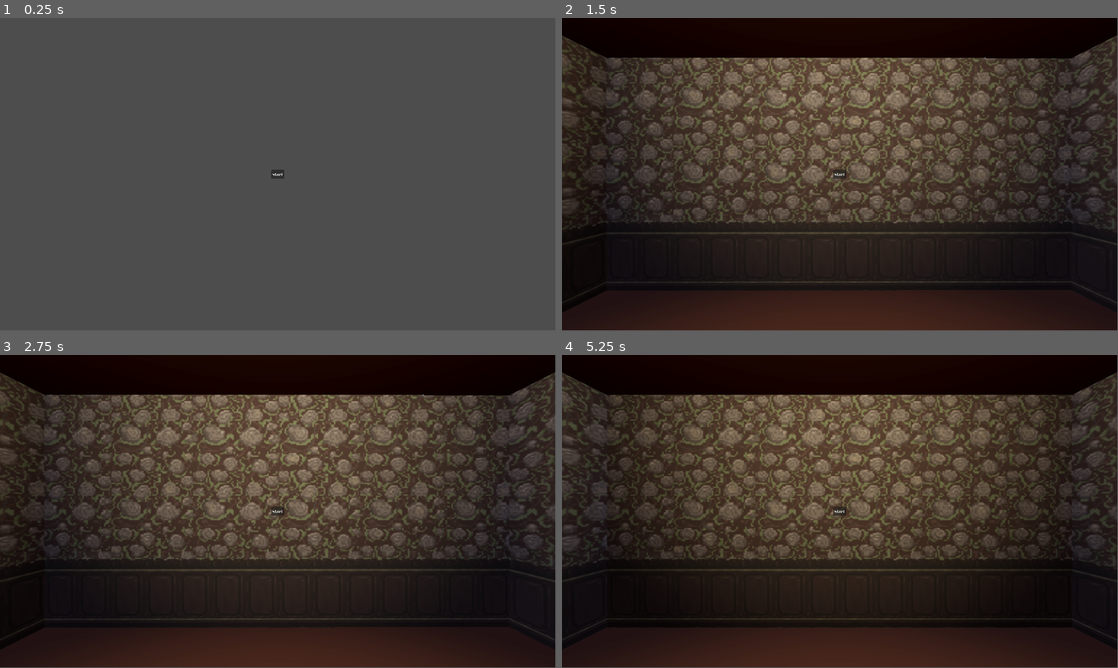
Above: before the commit, frames 1-4 (two rows, left to right).
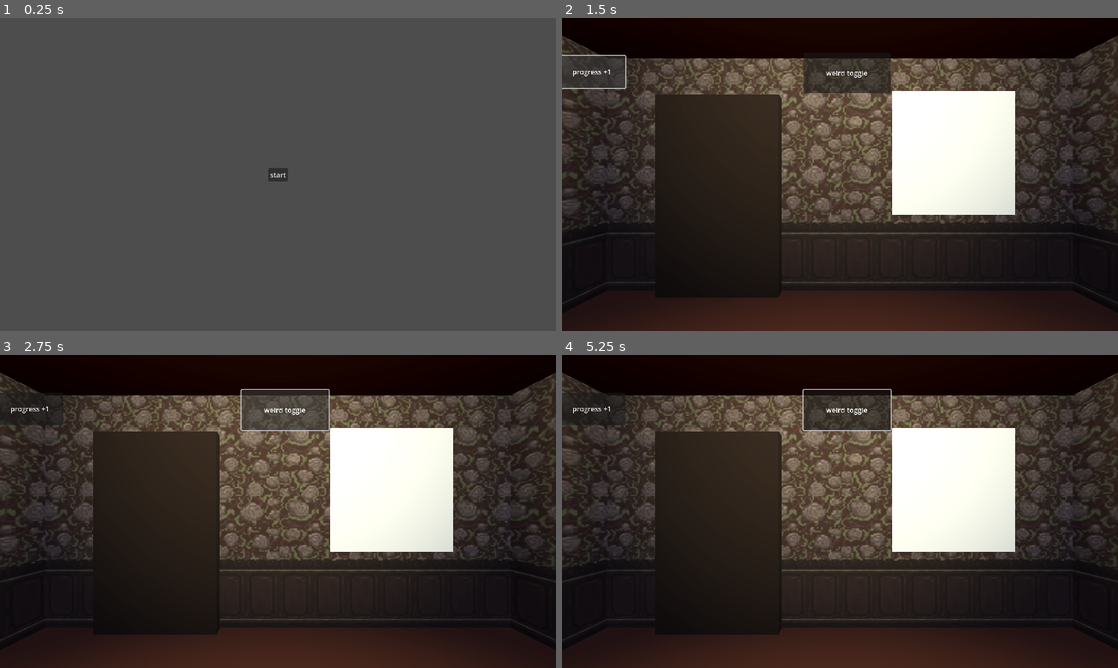
Above: after the commit, the same moments.

Repository: One1-One1/gmtk2025
Game: Godot game, scene res://scenes/main.tscn
Same seed, same stepped clock (60 frames per second), same inputs: the game is played once before the commit and once after it.
Inputs (mouse positions are in pixels of both pictures, inside the frame that each line leads up to):
- Up to frame 1 (0.25 s): no input
- Up to frame 2 (1.5 s): click "start" at 0.5 s; click (589, 71) at 1.25 s, where only the run after the commit has a clickable "progress +1"
- Up to frame 3 (2.75 s): click (283, 411) at 2 s, where only the run after the commit has a clickable "weird toggle"
- Up to frame 4 (5.25 s): click (840, 511) at 2.75 s, where only the run before the commit has a clickable "start"; click (589, 408) at 3.5 s, where only the run after the commit has a clickable "progress +1"; click (845, 411) at 4.25 s, where only the run after the commit has a clickable "weird toggle"; click (840, 511) at 5 s, where only the run before the commit has a clickable "start"
In our replay, the window is 799x449 before the commit and 800x450 after it. These sizes can differ from the game's own. Grey fills any space a smaller window leaves; there, only what the larger window draws over its background counts as a difference.

The runs differ from the first frame. In frame 1, 0.1% of the frame differs, in the area x 48-52%, y 48-53%; in frame 2, 20%, in the area x 0-100%, y 0-100%; in frame 3, 20%; in frame 4, 18%.

Commit message:
BED AND DOOR
added success and fail states
added bed
added door
modified interactable.gd

Diff:
--- a/project.godot
+++ b/project.godot
@@ -15,10 +15,15 @@
 config/features=PackedStringArray("4.4", "Forward Plus")
 config/icon="res://icon.svg"
 
+[autoload]
+
+Weirdness="*res://weirdness.gd"
+roomCheck="*res://scripts/roomCheck.gd"
+
 [display]
 
-window/size/viewport_width=1920
-window/size/viewport_height=1080
+window/size/viewport_width=1280
+window/size/viewport_height=720
 
 [input]
 
--- /dev/null
+++ b/scenes/bed.tscn
@@ -0,0 +1,18 @@
+[gd_scene load_steps=4 format=3 uid="uid://cvpnvxig58oye"]
+
+[ext_resource type="Script" uid="uid://c5wvp48180lha" path="res://scripts/interactable.gd" id="1_fqty4"]
+
+[sub_resource type="BoxMesh" id="BoxMesh_4cotb"]
+
+[sub_resource type="BoxShape3D" id="BoxShape3D_akt7f"]
+
+[node name="Bed" type="MeshInstance3D"]
+transform = Transform3D(2, 0, 0, 0, 1, 0, 0, 0, 1, 0, 0, 0)
+mesh = SubResource("BoxMesh_4cotb")
+
+[node name="StaticBody3D" type="StaticBody3D" parent="."]
+script = ExtResource("1_fqty4")
+InteractionNum = 1
+
+[node name="CollisionShape3D" type="CollisionShape3D" parent="StaticBody3D"]
+shape = SubResource("BoxShape3D_akt7f")
--- /dev/null
+++ b/scenes/door.tscn
@@ -0,0 +1,21 @@
+[gd_scene load_steps=5 format=3 uid="uid://legfot8ng20j"]
+
+[ext_resource type="Script" uid="uid://c5wvp48180lha" path="res://scripts/interactable.gd" id="1_hpvv5"]
+
+[sub_resource type="BoxMesh" id="BoxMesh_uvdjg"]
+
+[sub_resource type="StandardMaterial3D" id="StandardMaterial3D_83dcw"]
+albedo_color = Color(0.0980392, 0.0352941, 0, 1)
+
+[sub_resource type="BoxShape3D" id="BoxShape3D_la1wf"]
+
+[node name="Door" type="MeshInstance3D"]
+mesh = SubResource("BoxMesh_uvdjg")
+surface_material_override/0 = SubResource("StandardMaterial3D_83dcw")
+
+[node name="StaticBody3D" type="StaticBody3D" parent="."]
+script = ExtResource("1_hpvv5")
+InteractionNum = 2
+
+[node name="CollisionShape3D" type="CollisionShape3D" parent="StaticBody3D"]
+shape = SubResource("BoxShape3D_la1wf")
--- a/scenes/rooms/room0.tscn
+++ b/scenes/rooms/room0.tscn
@@ -1,9 +1,11 @@
 [gd_scene load_steps=13 format=3 uid="uid://bfidsn1dcifae"]
 
 [ext_resource type="PackedScene" uid="uid://crsia0sl0yvh5" path="res://scenes/objects/wall.tscn" id="1_0j4cp"]
+[ext_resource type="PackedScene" uid="uid://cvpnvxig58oye" path="res://scenes/bed.tscn" id="2_bqk7w"]
 [ext_resource type="PackedScene" uid="uid://dg1ex6rfuj2i3" path="res://scenes/ui/room_camera.tscn" id="2_qdqsw"]
 [ext_resource type="PackedScene" uid="uid://bhjj65esfdxo5" path="res://scenes/ui/ui.tscn" id="3_bqk7w"]
 [ext_resource type="PackedScene" uid="uid://bnypy3o5jcf8j" path="res://scenes/objects/interactable_sprite.tscn" id="4_bowwu"]
+[ext_resource type="PackedScene" uid="uid://legfot8ng20j" path="res://scenes/door.tscn" id="6_bqk7w"]
 
 [sub_resource type="ProceduralSkyMaterial" id="ProceduralSkyMaterial_o5qli"]
 sky_horizon_color = Color(0.662243, 0.671743, 0.686743, 1)
@@ -30,11 +32,6 @@
 "tilts": PackedFloat32Array(0, 0, 0, 0)
 }
 point_count = 4
-
-[sub_resource type="BoxMesh" id="BoxMesh_0j4cp"]
-
-[sub_resource type="StandardMaterial3D" id="StandardMaterial3D_qdqsw"]
-albedo_color = Color(0.0974014, 0.0335177, 9.02452e-09, 1)
 
 [node name="room0" type="Node3D"]
 
@@ -98,8 +95,17 @@
 transform = Transform3D(-4.37114e-08, 0, -0.2, 0, 1, 0, 1, 0, -8.74228e-09, 1.89837, 1.17295, 0.919113)
 skeleton = NodePath("../..")
 
-[node name="Door" parent="objects" instance=ExtResource("4_bowwu")]
-transform = Transform3D(-3.49691e-08, 0, -0.2, 0, 1.6, 0, 0.8, 0, -8.74228e-09, 2, 0.8, -1)
-mesh = SubResource("BoxMesh_0j4cp")
+[node name="interactableSprite2" parent="objects" instance=ExtResource("4_bowwu")]
+transform = Transform3D(-4.37114e-08, 0, -0.2, 0, 1, 0, 1, 0, -8.74228e-09, -0.30163, 1.17295, 1.91911)
 skeleton = NodePath("../..")
-surface_material_override/0 = SubResource("StandardMaterial3D_qdqsw")
+
+[node name="interactableSprite4" parent="objects" instance=ExtResource("4_bowwu")]
+transform = Transform3D(-4.37114e-08, 0, -0.2, 0, 1, 0, 1, 0, -8.74228e-09, -1.90163, 1.17295, 0.319113)
+skeleton = NodePath("../..")
+
+[node name="MeshInstance3D" parent="objects" instance=ExtResource("2_bqk7w")]
+transform = Transform3D(-8.74228e-08, 0, -1, 0, 1, 0, 2, 0, -4.37114e-08, -2, 0, 1)
+skeleton = NodePath("../../walls")
+
+[node name="Door" parent="objects" instance=ExtResource("6_bqk7w")]
+transform = Transform3D(0.2, 0, 0, 0, 1.7, 0, 0, 0, 1, 2, 0.8, -1)
--- a/scenes/ui/ui.tscn
+++ b/scenes/ui/ui.tscn
@@ -45,9 +45,41 @@
 grow_vertical = 2
 text = "RIGHT"
 
+[node name="Button" type="Button" parent="."]
+layout_mode = 1
+anchors_preset = 8
+anchor_left = 0.5
+anchor_top = 0.5
+anchor_right = 0.5
+anchor_bottom = 0.5
+offset_left = -648.0
+offset_top = -273.0
+offset_right = -494.0
+offset_bottom = -199.0
+grow_horizontal = 2
+grow_vertical = 2
+text = "progress +1"
+
+[node name="Button2" type="Button" parent="."]
+layout_mode = 1
+anchors_preset = 8
+anchor_left = 0.5
+anchor_top = 0.5
+anchor_right = 0.5
+anchor_bottom = 0.5
+offset_left = -84.0
+offset_top = -280.0
+offset_right = 117.0
+offset_bottom = -187.0
+grow_horizontal = 2
+grow_vertical = 2
+text = "weird toggle"
+
 [connection signal="mouse_entered" from="left" to="." method="_on_left_mouse_entered"]
 [connection signal="mouse_exited" from="left" to="." method="_on_left_mouse_exited"]
 [connection signal="pressed" from="left" to="." method="_on_left_pressed"]
 [connection signal="mouse_entered" from="right" to="." method="_on_right_mouse_entered"]
 [connection signal="mouse_exited" from="right" to="." method="_on_right_mouse_exited"]
 [connection signal="pressed" from="right" to="." method="_on_right_pressed"]
+[connection signal="pressed" from="Button" to="." method="_on_button_pressed"]
+[connection signal="pressed" from="Button2" to="." method="_on_button_2_pressed"]
--- /dev/null
+++ b/scripts/dialogueInteraction.gd
@@ -0,0 +1 @@
+extends Node
--- a/scripts/directions.gd
+++ b/scripts/directions.gd
@@ -23,3 +23,17 @@
 	Input.set_custom_mouse_cursor(CursorR)
 func _on_right_mouse_exited():
 	Input.set_custom_mouse_cursor(CursorDef)
+
+
+func _on_button_pressed():
+	Weirdness.progress +=1
+	print(Weirdness.progress)
+
+
+func _on_button_2_pressed():
+	if Weirdness.weird == true:
+		Weirdness.weird = false
+		print("normal")
+	else:
+		Weirdness.weird = true
+		print("abnormal")
--- a/scripts/interactable.gd
+++ b/scripts/interactable.gd
@@ -1,9 +1,16 @@
 extends Node
 
 class_name Interactable
+@export var InteractionNum:int
 
 func get_interaction_text():
 	return "Interact"
 
 func interact():
-	print("Interacted!")
+	if InteractionNum == 0:
+		print("Interacted!")
+	elif InteractionNum == 1:
+		print("2")
+		roomCheck.bedCheck()
+	elif InteractionNum == 2:
+		roomCheck.doorCheck()
--- a/scripts/mainScene.gd
+++ b/scripts/mainScene.gd
@@ -7,6 +7,7 @@
 
 func _ready():
 	Input.set_custom_mouse_cursor(cursorDef)
+	print(Weirdness.weird)
 
 func unloadLevel():
 	if(is_instance_valid(roomMain)):
@@ -23,3 +24,4 @@
 
 func _on_start_pressed():
 	loadLevel("room%s" % roomNum)
+	$start.hide()
--- /dev/null
+++ b/scripts/roomCheck.gd
@@ -0,0 +1,20 @@
+extends MeshInstance3D
+
+
+func bedCheck():
+		print("aaaa")
+		if Weirdness.weird == true:
+			Weirdness.progress
+			print("bed win")
+		else:
+			Weirdness.progress = 0
+			print("bed fail")
+
+func doorCheck():
+		print("bbbb")
+		if Weirdness.weird == false:
+			Weirdness.progress += 1
+			print("door win")
+		else:
+			Weirdness.progress = 0
+			print("door fail")
--- /dev/null
+++ b/weirdness.gd
@@ -0,0 +1,6 @@
+extends Node
+
+var weird:bool = false
+var progress:int = 0
+var roomID:int = 0
+var memento:int
Not shown, added: scripts/dialogueInteraction.gd.uid
Not shown, added: scripts/roomCheck.gd.uid
Not shown, added: weirdness.gd.uid
